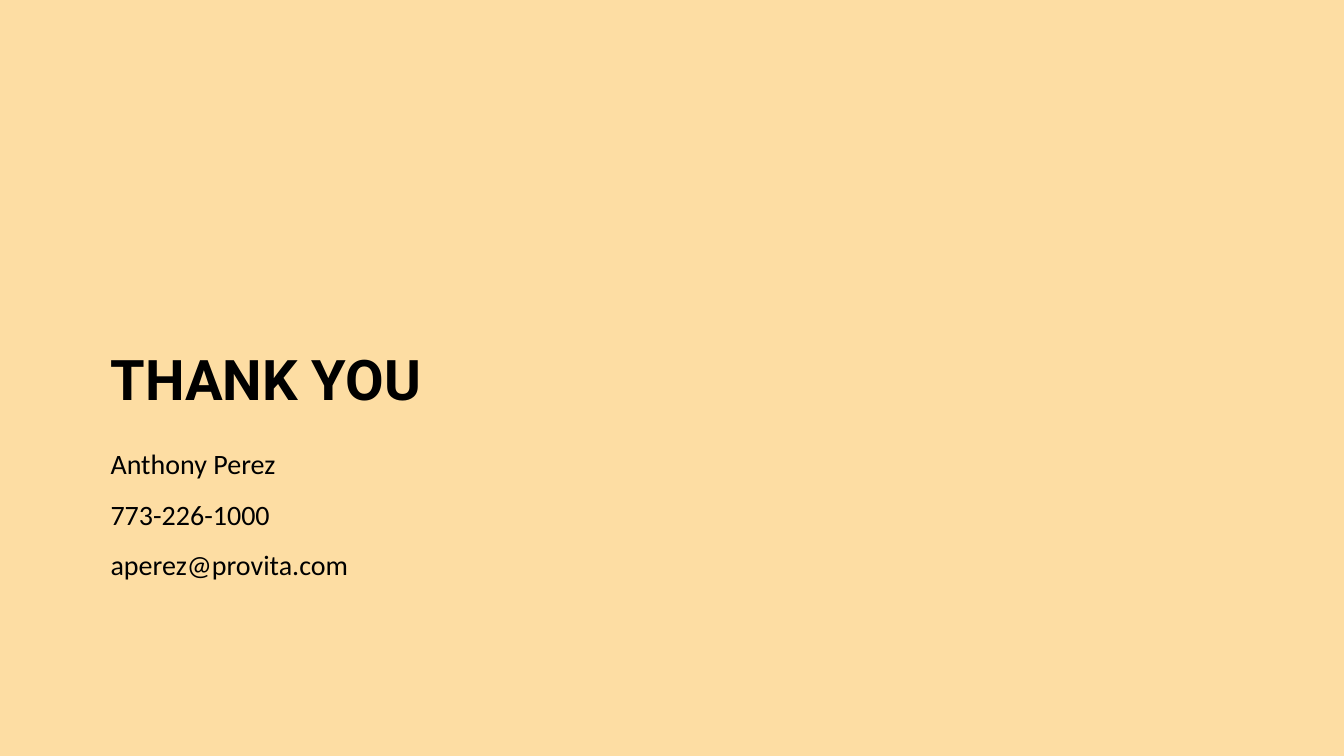
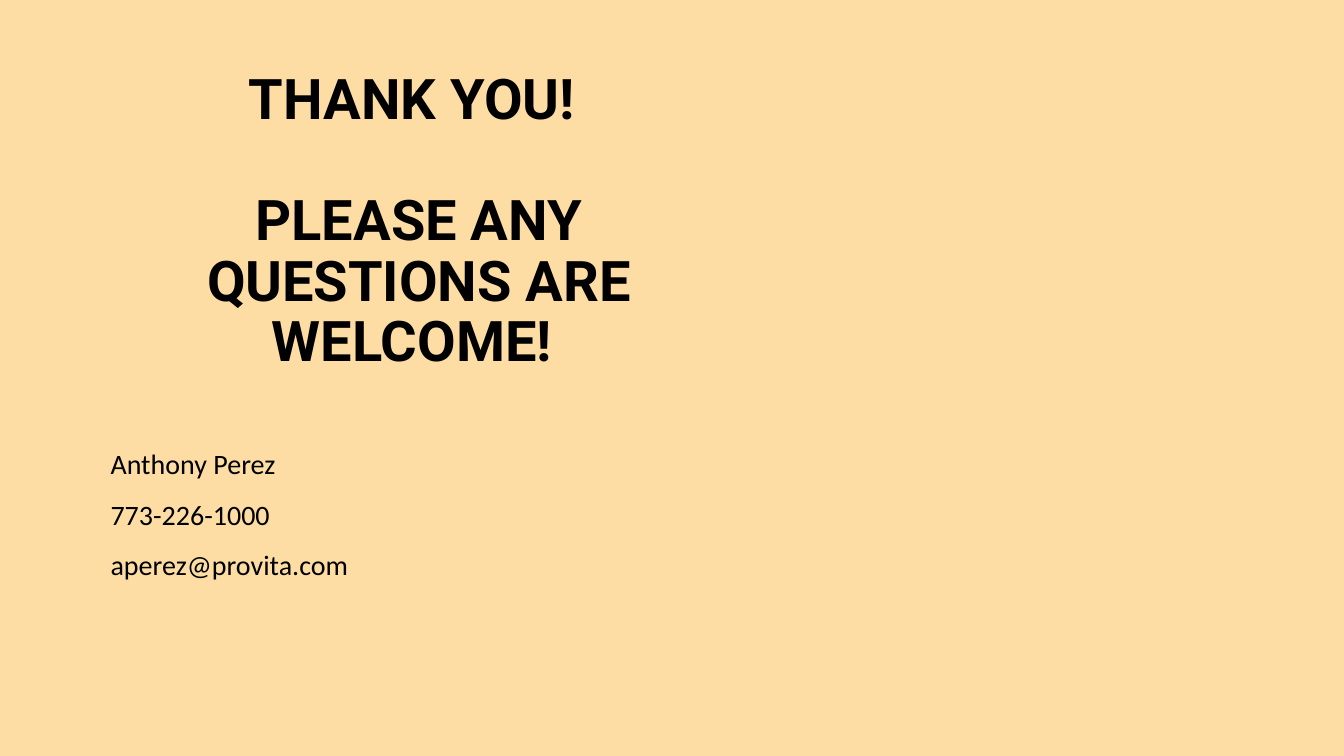
Before and after one commit to ADP-24/Capstone_1, a slide deck: slide 7 of Provita_Powerpoint.pptx. Drawn at 1344x756 pixels with LibreOffice and Linux fonts; fonts in the diff are those of the drawing; background and template pictures are left out. Boxes give left, top, right and bottom in pixels: in the first picture for what was removed or moved away, otherwise in the second. Text is boxed around its words. In the diff, an @@ line names an element or a change of style, - is before the commit and + after.

```diff
--- a/Provita_Powerpoint.pptx
+++ b/Provita_Powerpoint.pptx
@@ title at [207, 78, 631, 362]: text changed @@
-THANK YOU
+THANK YOU!
+PLEASE ANY QUESTIONS ARE WELCOME!
```
Also in this commit, not shown: 2 other slides changed, 2 other files.
